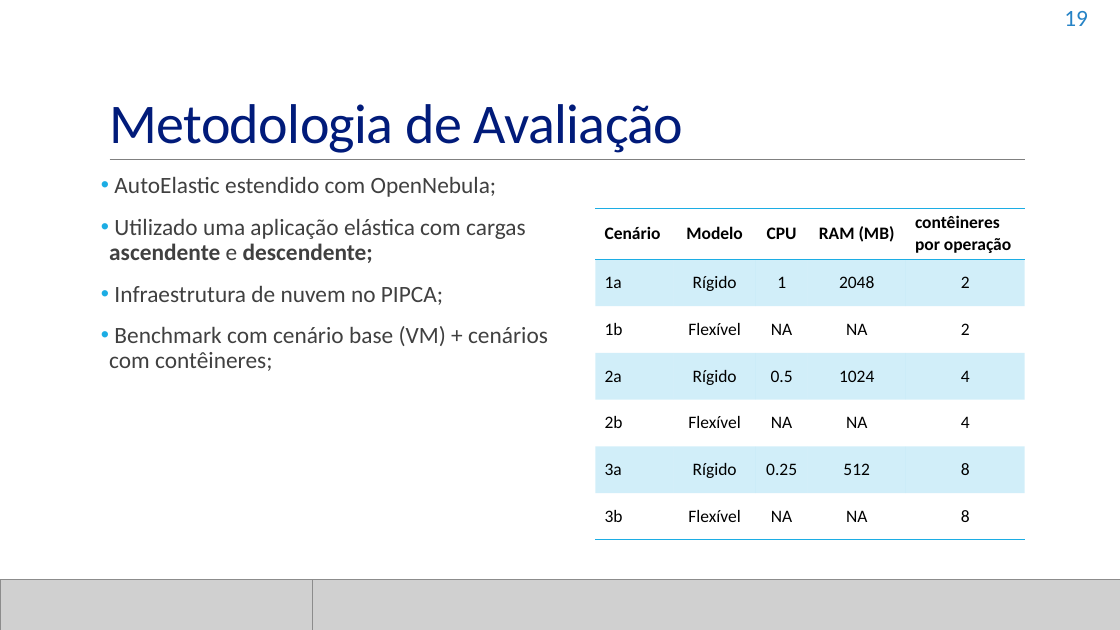
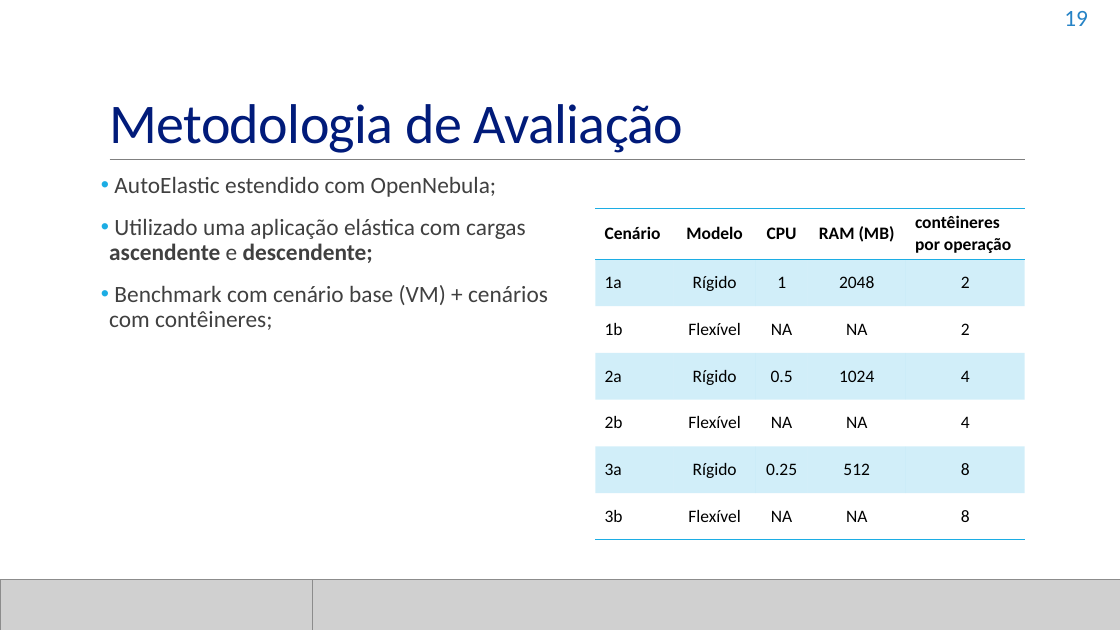
Before and after one commit to dbrauner/meuprojeto, a slide deck: slide 19 of DoCB.pptx. Drawn at 1120x630 pixels with LibreOffice and Linux fonts; fonts in the diff are those of the drawing; grey boxes stand for pictures. Boxes give left, top, right and bottom in pixels: in the first picture for what was removed or moved away, otherwise in the second. Text is boxed around its words. In the diff, an @@ line names an element or a change of style, - is before the commit and + after.

```diff
--- a/DoCB.pptx
+++ b/DoCB.pptx
@@ text at [114, 286, 443, 305]: paragraph removed @@
-• Infraestrutura de nuvem no PIPCA;
```
Also in this commit, not shown: 23 other files.
